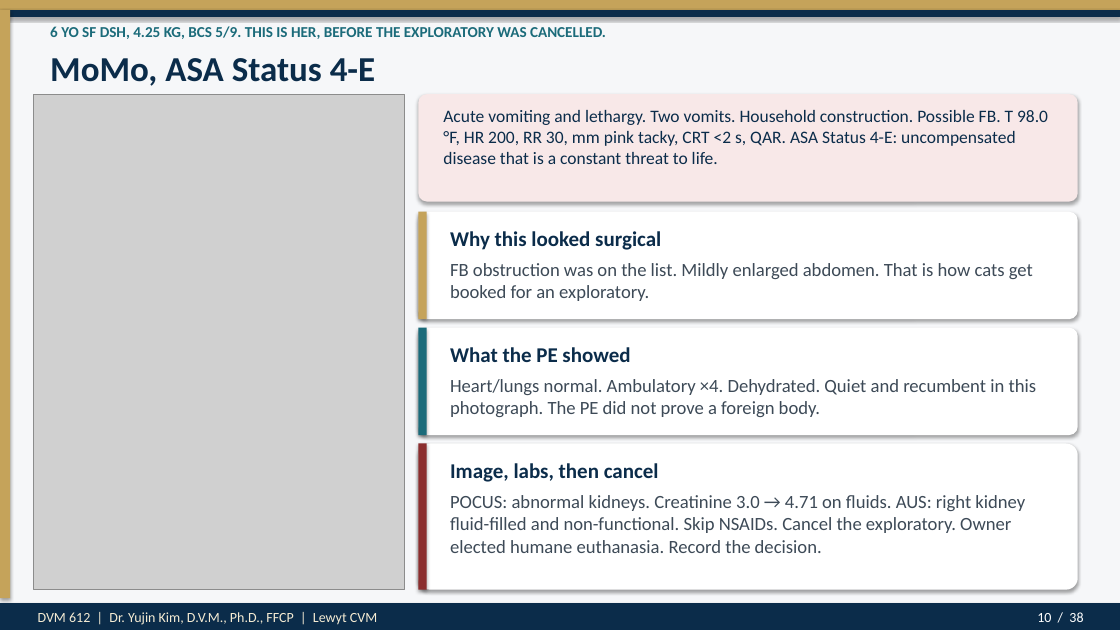
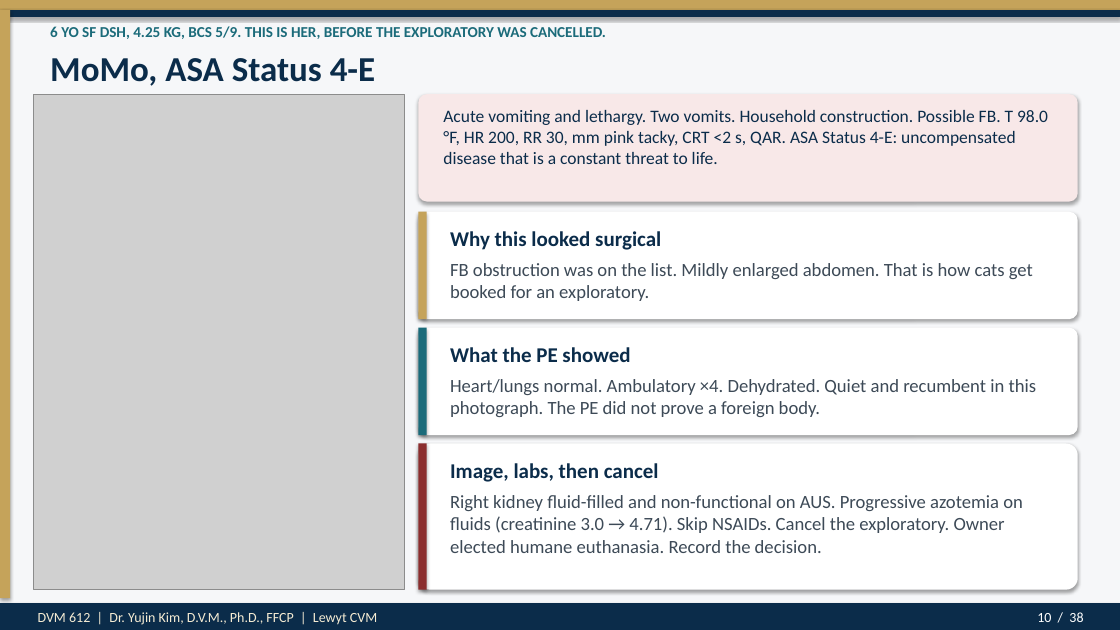
Before and after one commit to drkimvet/happycare, a slide deck: slide 10 of lectures/DVM-612_Week4_Preop_PatientPrep_Postop.pptx. Drawn at 1120x630 pixels with LibreOffice and Linux fonts; fonts in the diff are those of the drawing; grey boxes stand for pictures. Boxes give left, top, right and bottom in pixels: in the first picture for what was removed or moved away, otherwise in the second. Text is boxed around its words. In the diff, an @@ line names an element or a change of style, - is before the commit and + after.

```diff
--- a/lectures/DVM-612_Week4_Preop_PatientPrep_Postop.pptx
+++ b/lectures/DVM-612_Week4_Preop_PatientPrep_Postop.pptx
@@ text at [450,495,1023,553]: text changed @@
-POCUS: abnormal kidneys. Creatinine 3.0 → 4.71 on fluids. AUS: right kidney fluid-filled and non-functional. Skip NSAIDs. Cancel the exploratory. Owner elected humane euthanasia. Record the decision.
+Right kidney fluid-filled and non-functional on AUS. Progressive azotemia on fluids (creatinine 3.0 → 4.71). Skip NSAIDs. Cancel the exploratory. Owner elected humane euthanasia. Record the decision.
```
Also in this commit, not shown: 9 other slides changed, 7 other files.
